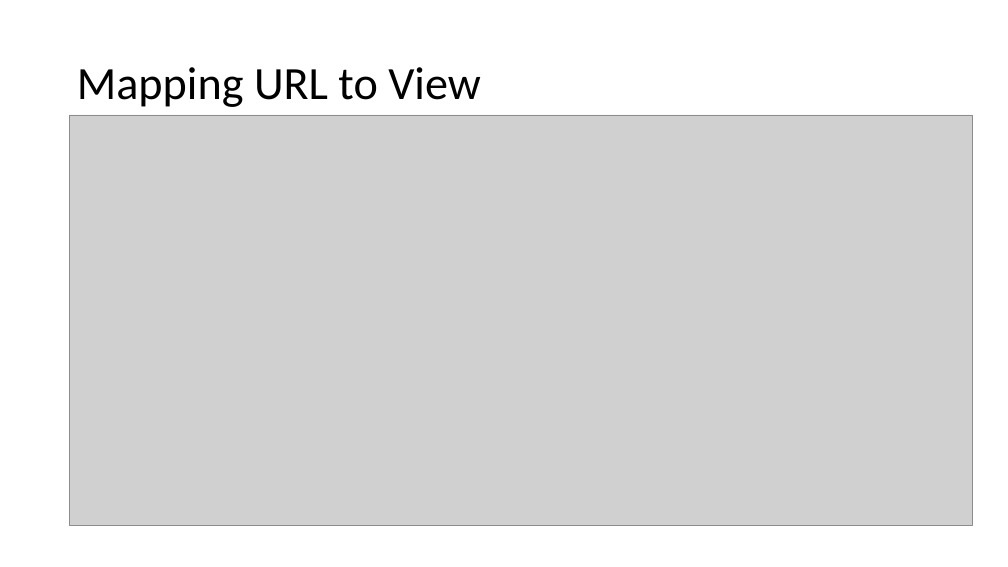
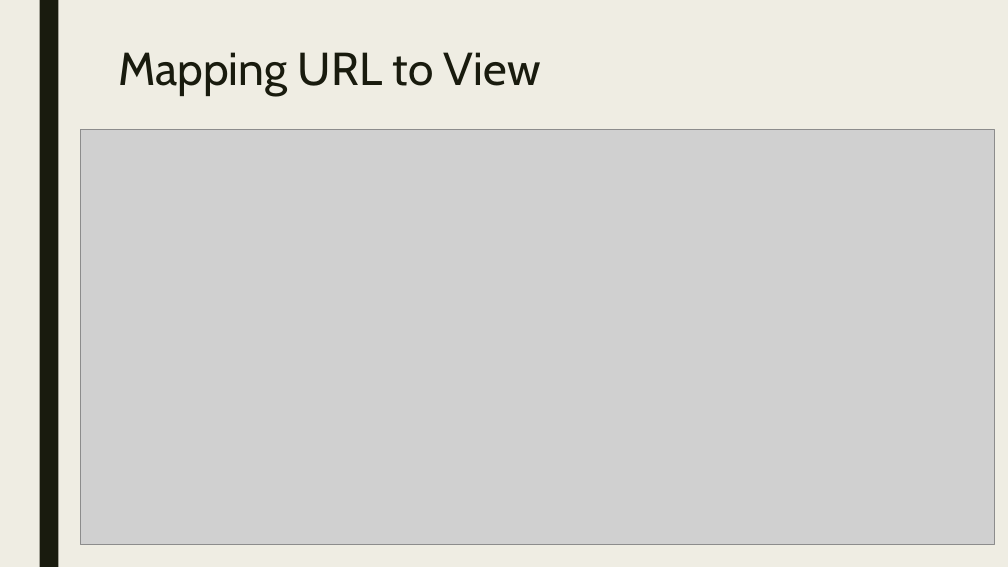
Before and after one commit to cwinsor/django_102_pluralsight, a slide deck: slide 9 of presentation.pptx. Drawn at 1008x567 pixels with LibreOffice and Linux fonts; fonts in the diff are those of the drawing; grey boxes stand for pictures. Boxes give left, top, right and bottom in pixels: in the first picture for what was removed or moved away, otherwise in the second. Text is boxed around its words. In the diff, an @@ line names an element or a change of style, - is before the commit and + after.

```diff
--- a/presentation.pptx
+++ b/presentation.pptx
@@ background #FFFFFF to #EFEDE3 @@
@@ rectangle added at <box>39,0,58,567</box>, fill #191B0E @@
@@ title "Mapping URL to View": place and size @@
-title "Mapping URL to View" at <box>77,67,481,107</box>
+title "Mapping URL to View" at <box>118,52,541,96</box>
@@ title "Mapping URL to View" at <box>118,52,541,96</box>: font Calibri to Cabin, text colour #000000 to #191B0E; line spacing 0.9 to 0.89; vertical alignment middle to top @@
@@ picture: place and size @@
-picture at <box>70,115,972,526</box>
+picture at <box>80,129,994,544</box>
```
Also in this commit, not shown: 16 other slides changed, 3 slides removed.
